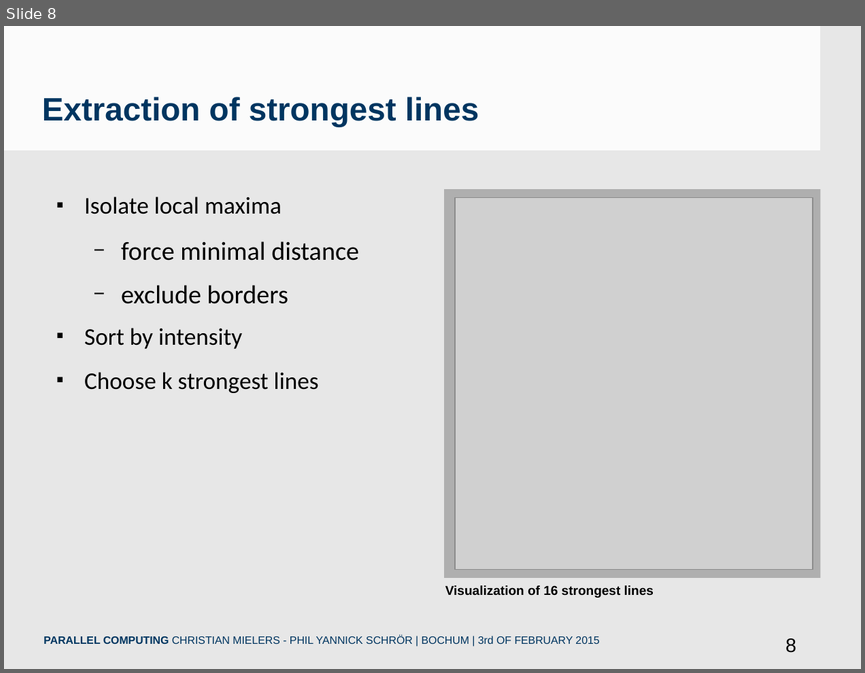
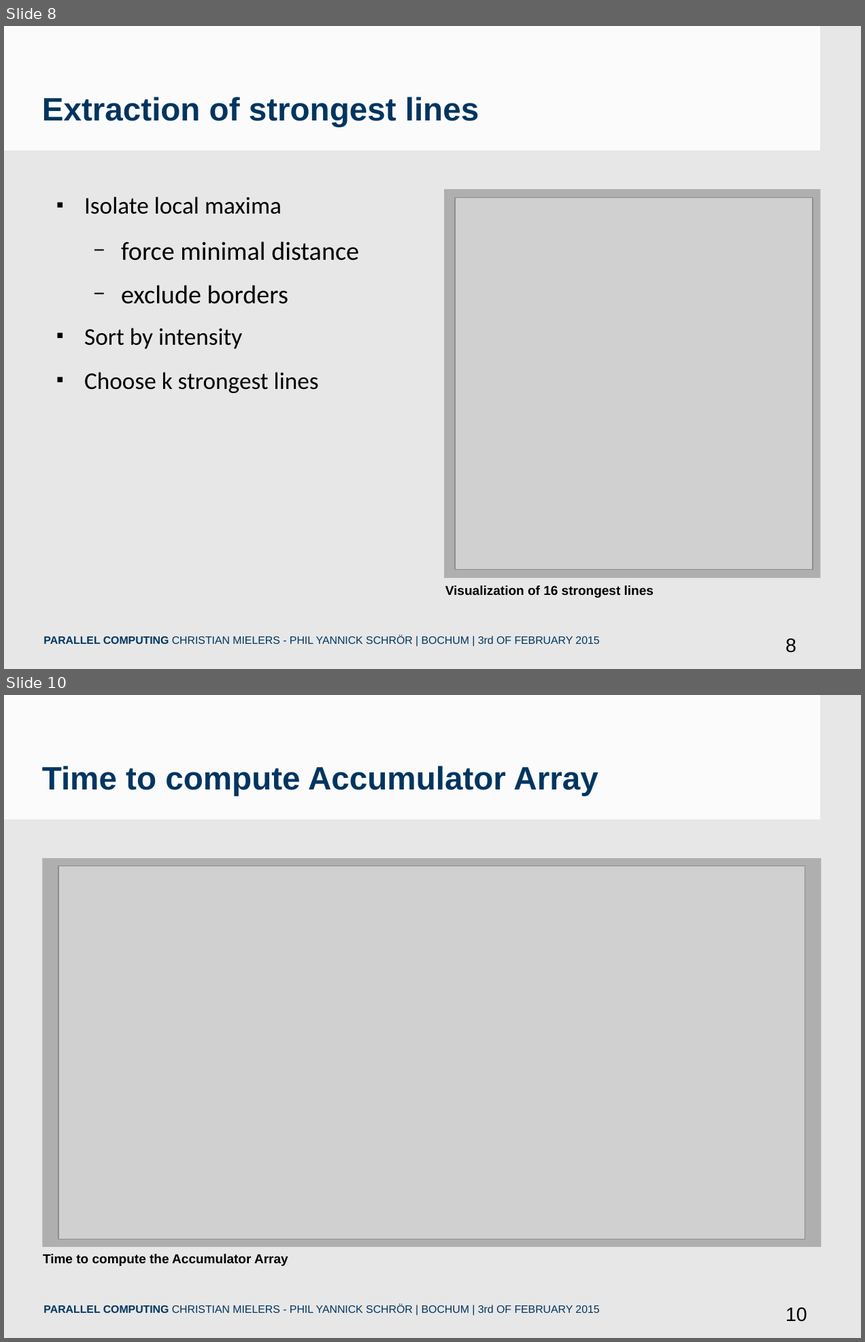
Before and after one commit to chris-code/cudaHough, a slide deck: Präsentation/PCSlides.odp. Shown one above the other, each under a label of ours: slide 8 before the commit, slides 8 and 10 after it; the slides between them are not shown. The pictures are 865x673 and 865x1342 pixels, drawn with LibreOffice and Linux fonts; fonts in the diff are those of the drawing; grey boxes stand for pictures; background and template pictures are left out. Boxes give left, top, right and bottom in pixels: in the first picture for what was removed or moved away, otherwise in the second. Text is boxed around its words. In the diff, an @@ line names an element or a change of style, - is before the commit and + after.

```diff
--- a/Präsentation/PCSlides.odp
+++ b/Präsentation/PCSlides.odp
@@ slide 10 added at (x1=4, y1=695, x2=861, y2=1338), background #E7E7E7; not listed: 2 template elements that a slide beside it also shows @@
@@ text added at (x1=42, y1=766, x2=598, y2=796), 30 pt, text #003560, bold @@
+Time to compute Accumulator Array
@@ rectangle added at (x1=42, y1=858, x2=821, y2=1247), fill #A6A6A6 at 85% opacity @@
@@ picture added at (x1=58, y1=866, x2=805, y2=1239) @@
@@ text added at (x1=43, y1=1254, x2=288, y2=1266), 12 pt, text #000000, bold @@
+Time to compute the Accumulator Array
@@ text added at (x1=43, y1=1304, x2=599, y2=1313), 10 pt, text #003560 @@
+PARALLEL COMPUTING CHRISTIAN MIELERS - PHIL YANNICK SCHRÖR | BOCHUM | 3rd OF FEBRUARY 2015
```
Also in this commit, not shown: 2 slides changed, 2 other slides added, 12 other files.
